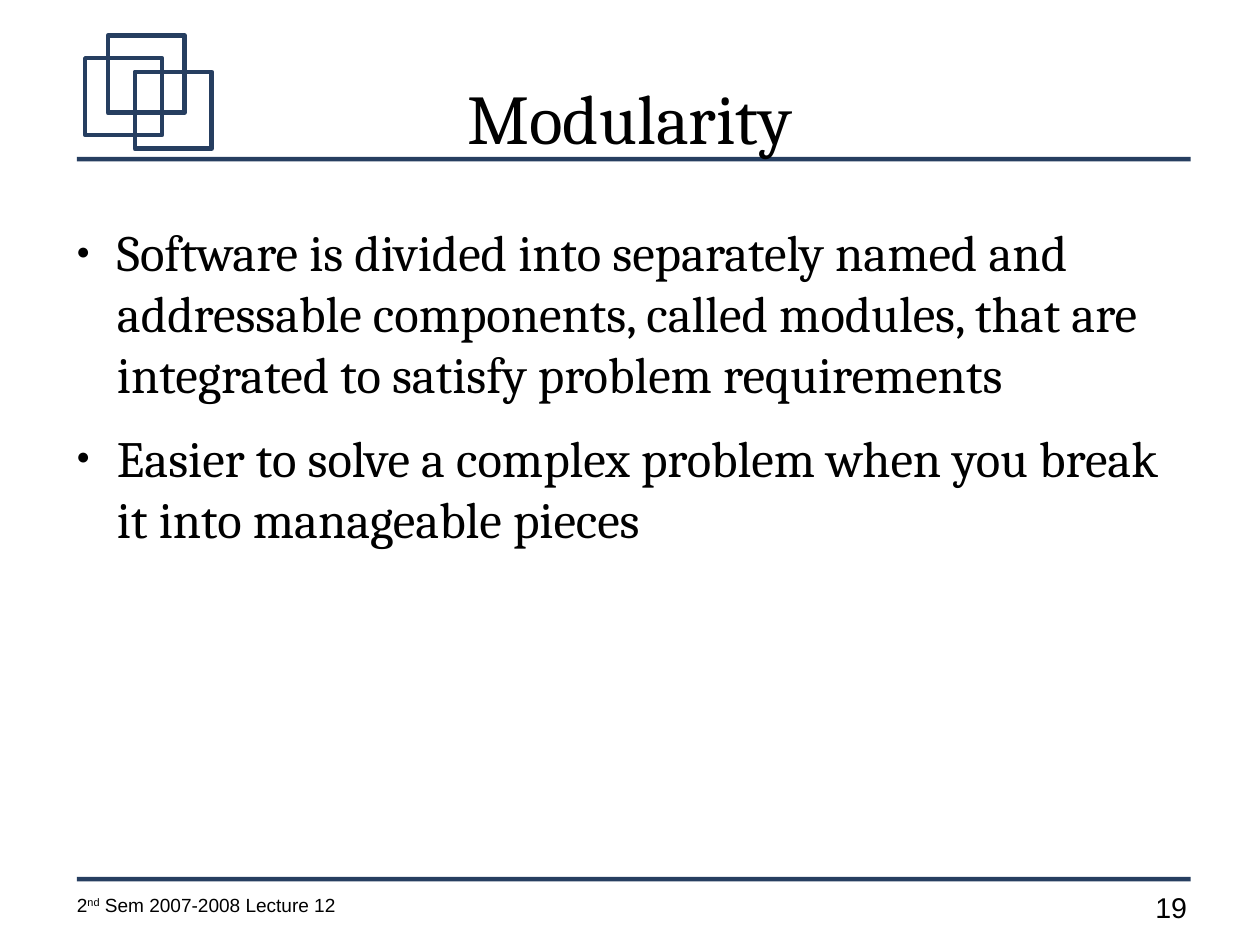
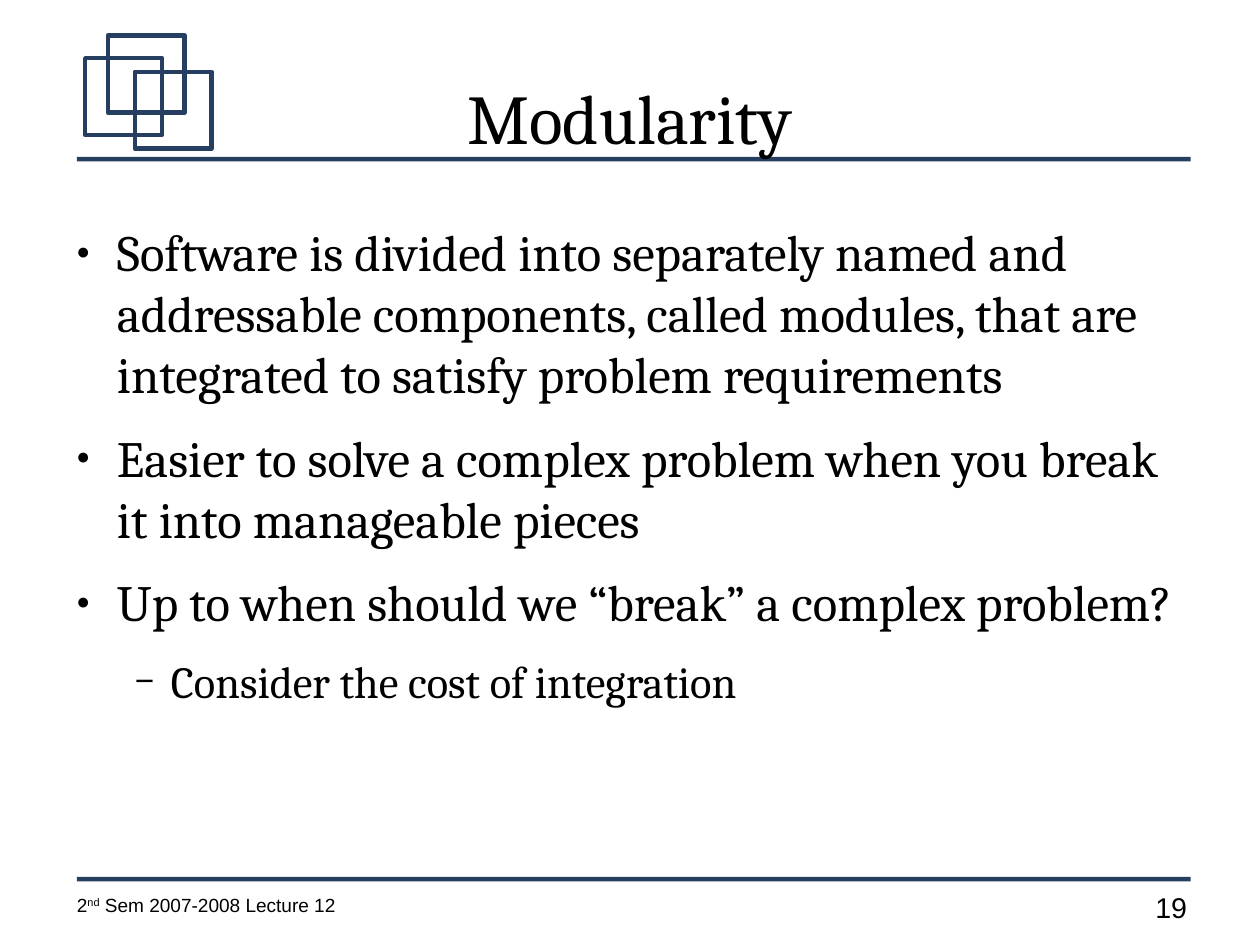
Before and after one commit to jachermocilla/jach-homepage, a slide deck: slide 19 of CMSC128-2nd-Sem-2007-L13.odp. Drawn at 1260x945 pixels with LibreOffice and Linux fonts; fonts in the diff are those of the drawing. Boxes give left, top, right and bottom in pixels: in the first picture for what was removed or moved away, otherwise in the second. Text is boxed around its words. In the diff, an @@ line names an element or a change of style, - is before the commit and + after.

```diff
--- a/CMSC128-2nd-Sem-2007-L13.odp
+++ b/CMSC128-2nd-Sem-2007-L13.odp
@@ text at (117,585,1171,708): paragraphs added @@
+● Up to when should we “break” a complex problem?
+  − Consider the cost of integration
```
Also in this commit, not shown: 8 slides added.
